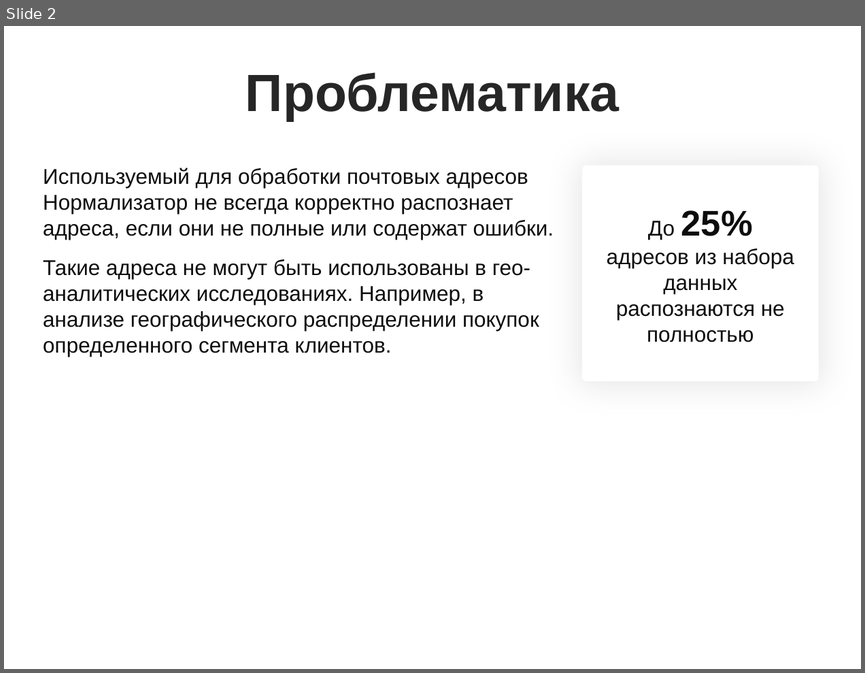
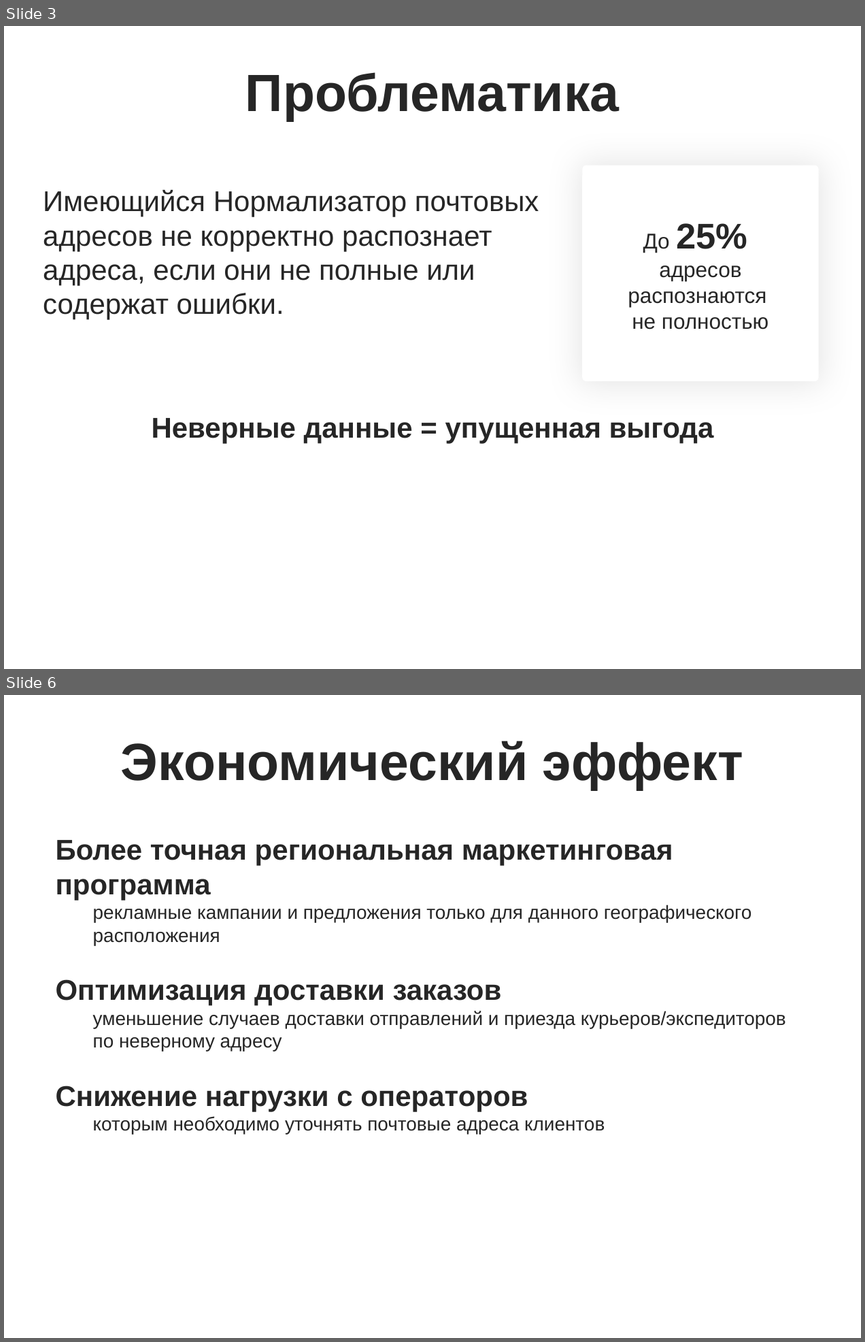
Before and after one commit to novaesolis/address-normalizer, a slide deck: presentation/Nova solis.pptx. Shown one above the other, each under a label of ours: slide 2 before the commit, slides 3 and 6 after it; the slides between them are not shown. The pictures are 865x673 and 865x1342 pixels, drawn with LibreOffice and Linux fonts; fonts in the diff are those of the drawing; background and template pictures are left out. Boxes give left, top, right and bottom in pixels: in the first picture for what was removed or moved away, otherwise in the second. Text is boxed around its words. In the diff, an @@ line names an element or a change of style, - is before the commit and + after.

```diff
--- a/presentation/Nova solis.pptx
+++ b/presentation/Nova solis.pptx
@@ slide 6 added at box(4, 695, 861, 1338), background picture (left out) @@
@@ title added at box(121, 741, 743, 790), 44 pt, text #262626, bold @@
+Экономический эффект
@@ text added at box(56, 840, 786, 1134), 16 pt, text #262626 @@
+Более точная региональная маркетинговая программа
+  рекламные кампании и предложения только для данного географического расположения
+Оптимизация доставки заказов
+  уменьшение случаев доставки отправлений и приезда курьеров/экспедиторов по неверному адресу
+Снижение нагрузки с операторов
+  которым необходимо уточнять почтовые адреса клиентов
@@ what was slide 2 is now slide 3 @@
@@ slide 3 changed as well @@
@@ text at box(43, 189, 539, 320): text changed; size 18 to 24 pt; text colour #0D0D0D to #262626 @@
-Используемый для обработки почтовых адресов Нормализатор не всегда корректно распознает адреса, если они не полные или содержат ошибки.
-Такие адреса не могут быть использованы в гео-аналитических исследованиях. Например, в анализе географического распределении покупок определенного сегмента клиентов.
+Имеющийся Нормализатор почтовых адресов не корректно распознает адреса, если они не полные или содержат ошибки.
@@ text in rounded rectangle at box(643, 233, 670, 252): text colour #0D0D0D to #262626 in "До 25%" @@
@@ text in rounded rectangle at box(628, 265, 768, 329): text changed; text colour #0D0D0D to #262626 @@
-адресов из набора данных распознаются не полностью
+адресов распознаются
+не полностью
@@ text added at box(152, 418, 714, 444), 24 pt, text #262626, bold @@
+Неверные данные = упущенная выгода
```
Also in this commit, not shown: 2 other slides changed, 2 other slides added, 3 slides removed.
